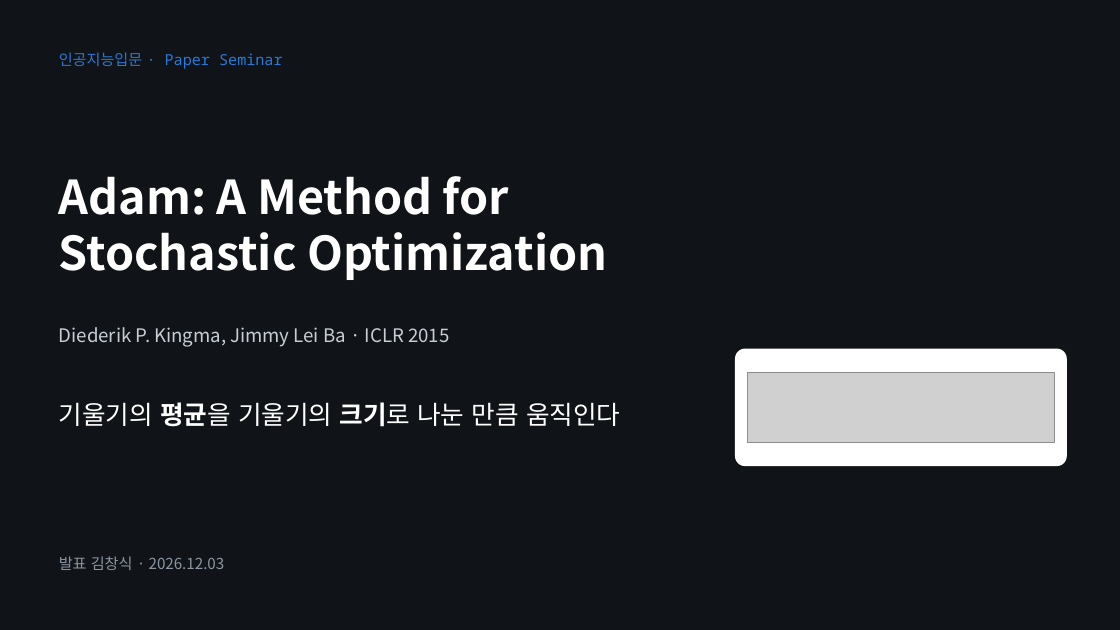
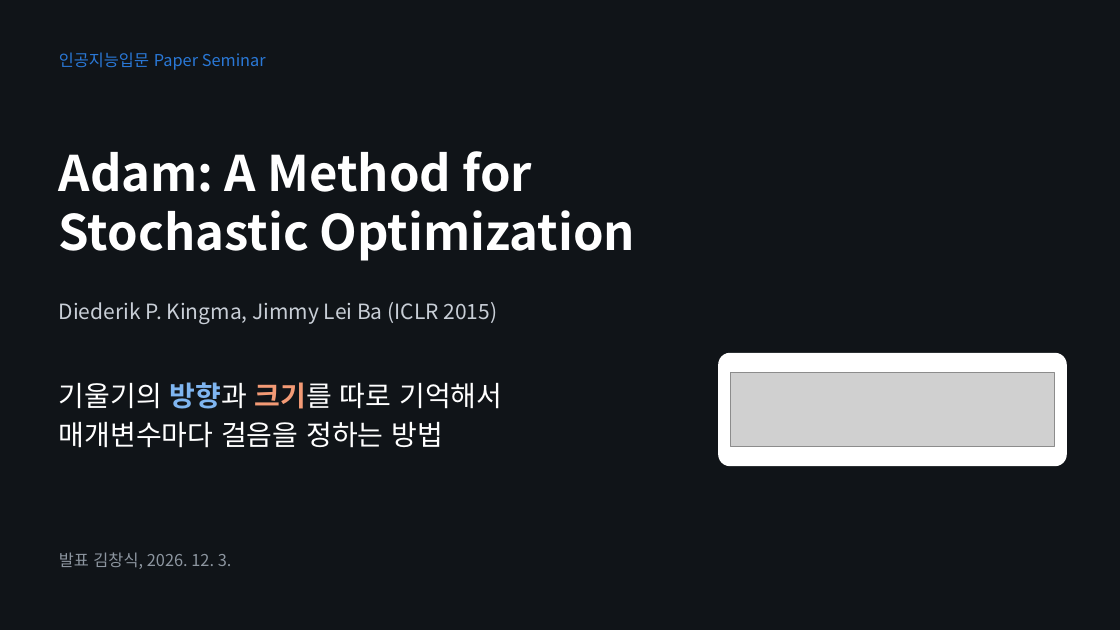
Before and after one commit to tkdgh123/tkdgh123.github.io, a slide deck: slide 1 of adam/Adam_PaperSeminar.pptx. Drawn at 1120x630 pixels with LibreOffice and Linux fonts; fonts in the diff are those of the drawing; grey boxes stand for pictures. Boxes give left, top, right and bottom in pixels: in the first picture for what was removed or moved away, otherwise in the second. Text is boxed around its words. In the diff, an @@ line names an element or a change of style, - is before the commit and + after.

```diff
--- a/adam/Adam_PaperSeminar.pptx
+++ b/adam/Adam_PaperSeminar.pptx
@@ text at (59,52,266,70): text changed; size 13 to 14 pt; font Noto Sans Mono to Noto Sans CJK KR @@
-인공지능입문 · Paper Seminar
+인공지능입문 Paper Seminar
@@ title "Adam: A Method for": place and size @@
-title "Adam: A Method for" at (59,176,607,280)
+title "Adam: A Method for" at (59,151,635,261)
@@ title "Adam: A Method for" at (59,151,635,261): size 40 to 42 pt @@
@@ text at (59,302,498,324): text changed; size 16 to 18 pt @@
-Diederik P. Kingma, Jimmy Lei Ba · ICLR 2015
+Diederik P. Kingma, Jimmy Lei Ba (ICLR 2015)
@@ rounded rectangle: place and size @@
-rounded rectangle at (735,349,1067,466)
+rounded rectangle at (718,353,1067,466)
@@ rounded rectangle at (718,353,1067,466): proportions changed @@
@@ text at (59,382,502,448): text changed; size 22 to 24 pt @@
-기울기의 평균을 기울기의 크기로 나눈 만큼 움직인다
+기울기의 방향과 크기를 따로 기억해서
+매개변수마다 걸음을 정하는 방법
@@ picture: place and size @@
-picture at (748,372,1054,442)
+picture at (731,373,1054,447)
@@ text at (59,552,232,569): text changed; size 13 to 14 pt @@
-발표 김창식 · 2026.12.03
+발표 김창식, 2026. 12. 3.
```
Also in this commit, not shown: 7 other slides changed, 9 slides added, 6 slides removed, 1 other file.
